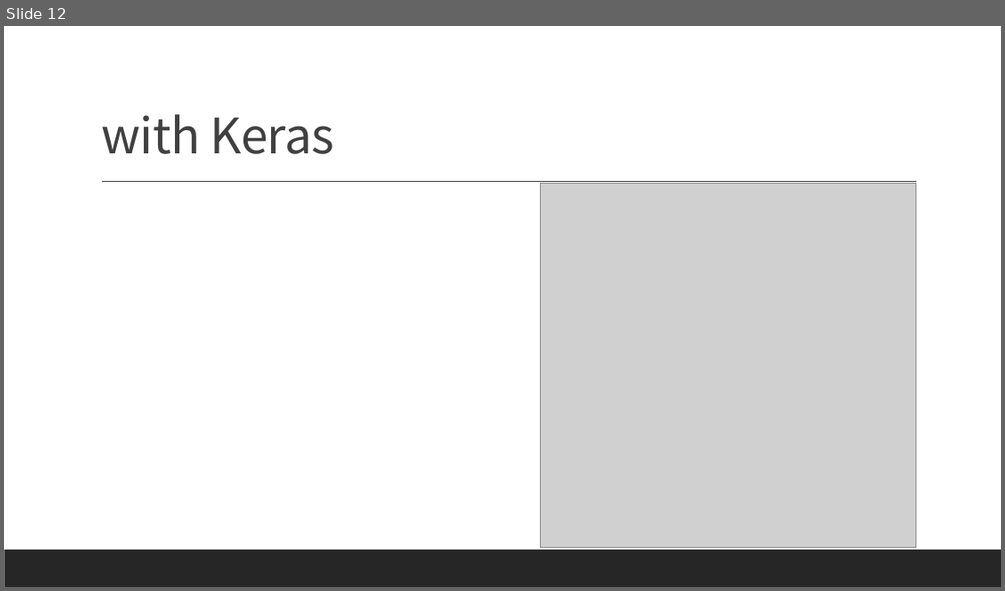
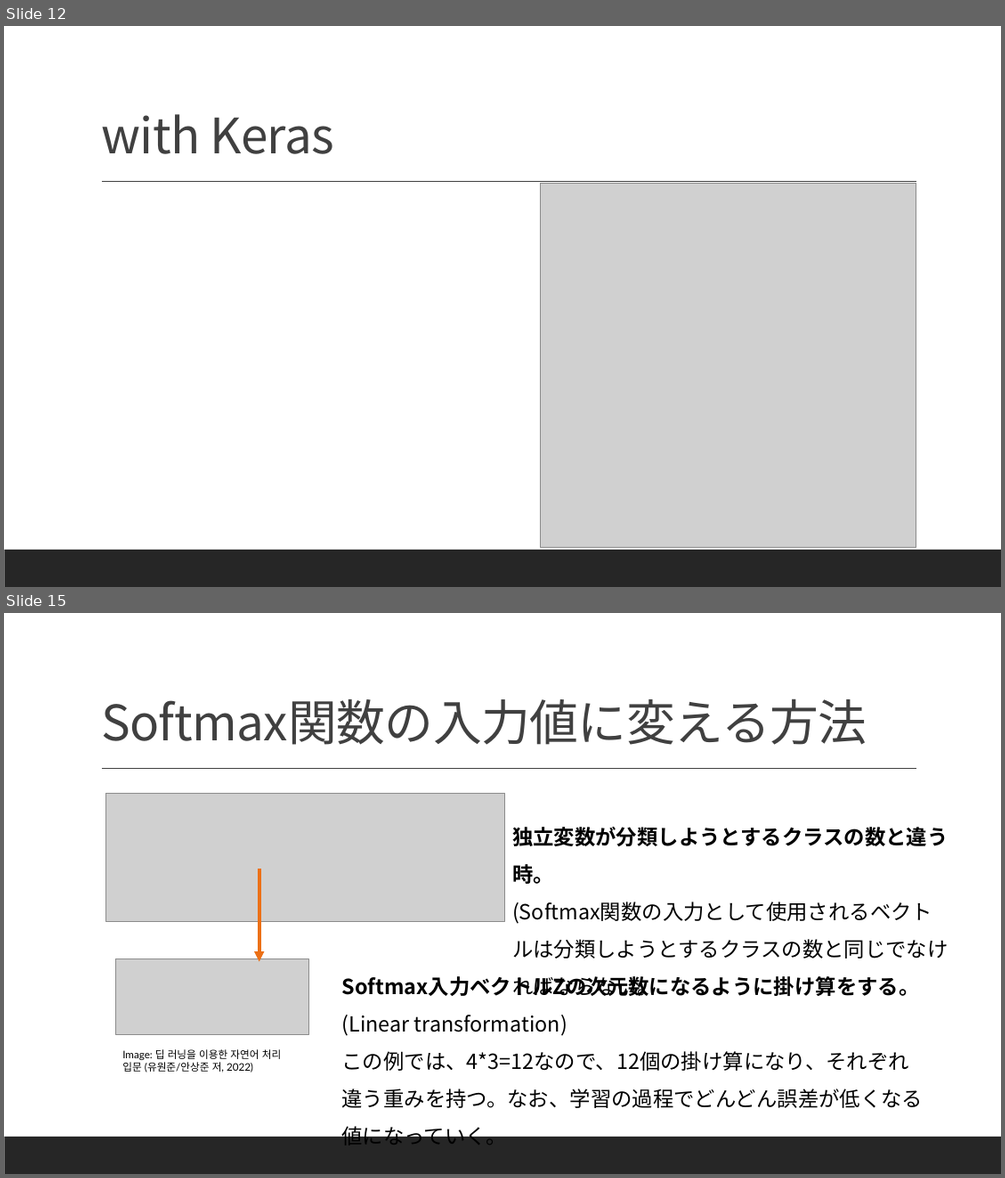
Before and after one commit to Sion1225/Study-Deeplearning-NLP, a slide deck: Presentation/ppt 6.pptx. Shown one above the other, each under a label of ours: slide 12 before the commit, slides 12 and 15 after it; the slides between them are not shown. The pictures are 1005x591 and 1005x1178 pixels, drawn with LibreOffice and Linux fonts; fonts in the diff are those of the drawing; grey boxes stand for pictures. Boxes give left, top, right and bottom in pixels: in the first picture for what was removed or moved away, otherwise in the second. Text is boxed around its words. In the diff, an @@ line names an element or a change of style, - is before the commit and + after.

```diff
--- a/Presentation/ppt 6.pptx
+++ b/Presentation/ppt 6.pptx
@@ slide 15 added at [4,613,1001,1174], background #FFFFFF; not listed: 2 template elements that a slide beside it also shows @@
@@ title added at [101,698,866,745], 47 pt, text #404040 @@
+Softmax関数の入力値に変える方法
@@ picture added at [105,793,505,921] @@
@@ text added at [512,827,948,884], 20 pt, text #000000 @@
+独立変数が分類しようとするクラスの数と違う時。
+(Softmax関数の入力として使用されるベクトルは分類しようとするクラスの数と同じでなければならない。
@@ arrow added from (259, 868) to (259, 962), #EC7016 3.25 pt @@
@@ picture added at [115,958,308,1034] @@
@@ text added at [342,976,923,1136], 20 pt, text #000000 @@
+Softmax入力ベクトルZの次元数になるように掛け算をする。
+(Linear transformation)
+この例では、4*3=12なので、12個の掛け算になり、それぞれ違う重みを持つ。なお、学習の過程でどんどん誤差が低くなる値になっていく。
@@ text added at [122,1049,281,1072], 10 pt, text #000000 @@
+Image: 딥 러닝을 이용한 자연어 처리 입문 (유원준/안상준 저, 2022)
```
Also in this commit, not shown: 7 other slides added, 1 other file.
